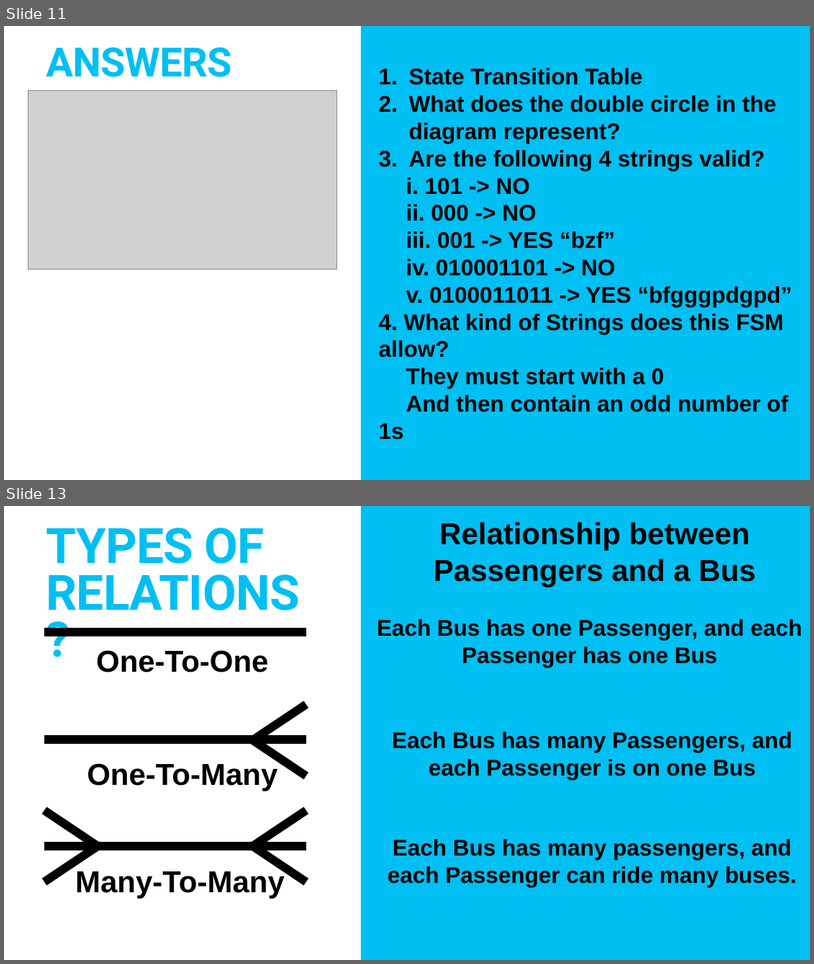
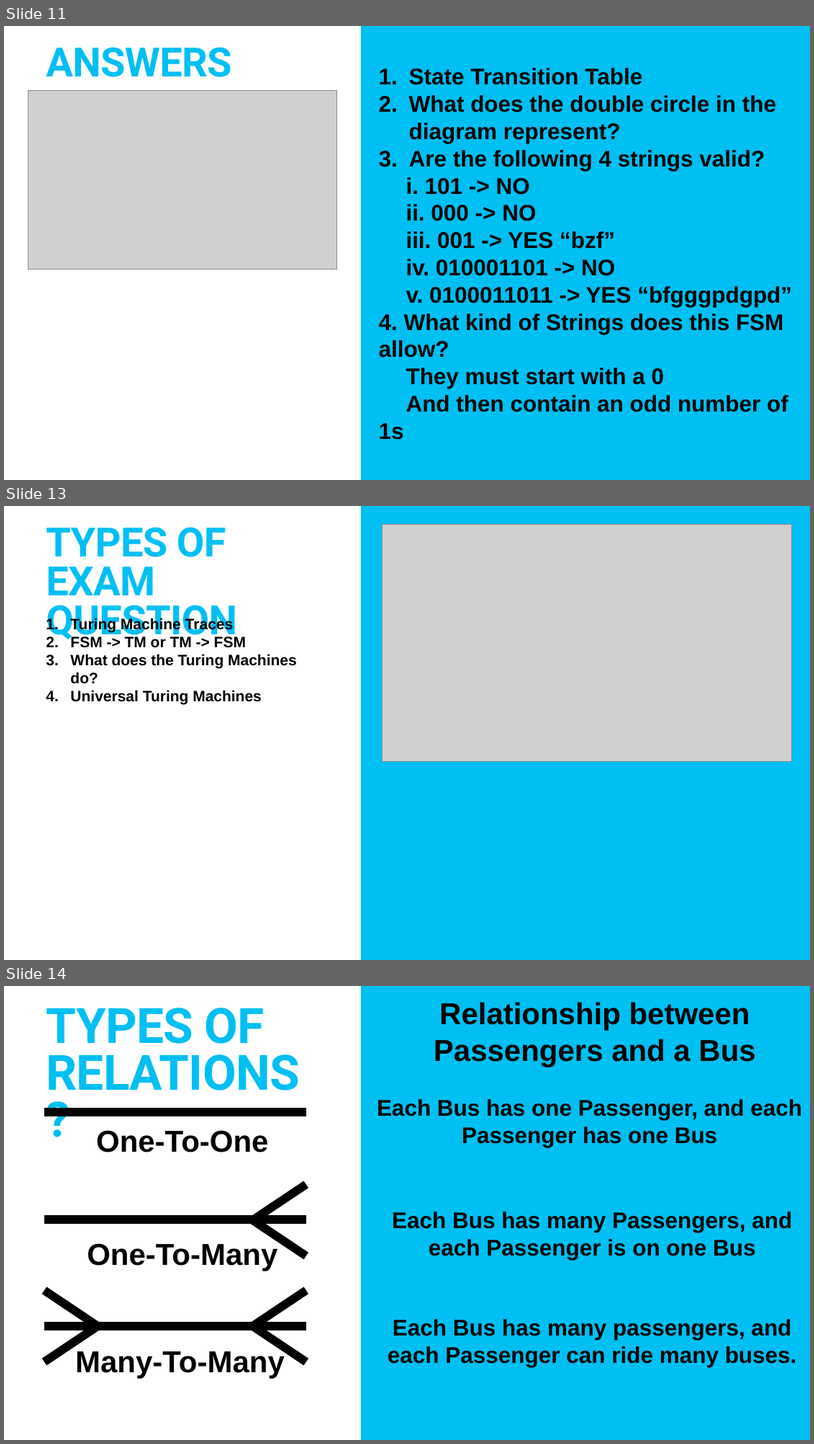
Before and after one commit to TommyWoodley/teaching, a slide deck: ALevel/FSM&Turing.pptx. Shown one above the other, each under a label of ours: slides 11 and 13 before the commit, slides 11, 13 and 14 after it; the slides between them are not shown. The pictures are 814x964 and 814x1444 pixels, drawn with LibreOffice and Linux fonts; fonts in the diff are those of the drawing; grey boxes stand for pictures. Boxes give left, top, right and bottom in pixels: in the first picture for what was removed or moved away, otherwise in the second. Text is boxed around its words. In the diff, an @@ line names an element or a change of style, - is before the commit and + after.

Commit message:
added turing machine slides and questions

```diff
--- a/ALevel/FSM&Turing.pptx
+++ b/ALevel/FSM&Turing.pptx
@@ slide 13 added at bbox=[4, 506, 810, 960], background #FFFFFF; not listed: 1 template element that a slide beside it also shows @@
@@ title added at bbox=[46, 527, 237, 644], 96 pt, text #00BFF3, bold @@
+TYPES OF EXAM QUESTION
@@ picture added at bbox=[382, 525, 792, 761] @@
@@ text added at bbox=[70, 617, 297, 705], 36 pt, text #000000, bold @@
+1. Turing Machine Traces
+2. FSM -> TM or TM -> FSM
+3. What does the Turing Machines do?
+4. Universal Turing Machines
@@ what was slide 13 is now slide 14 @@
```
Also in this commit, not shown: 1 slide changed, 2 other files.
